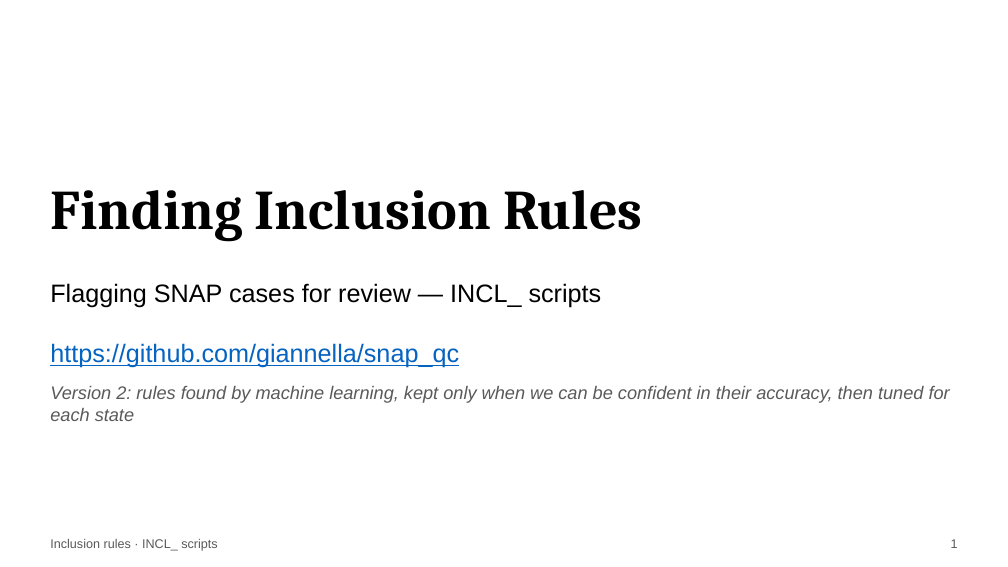
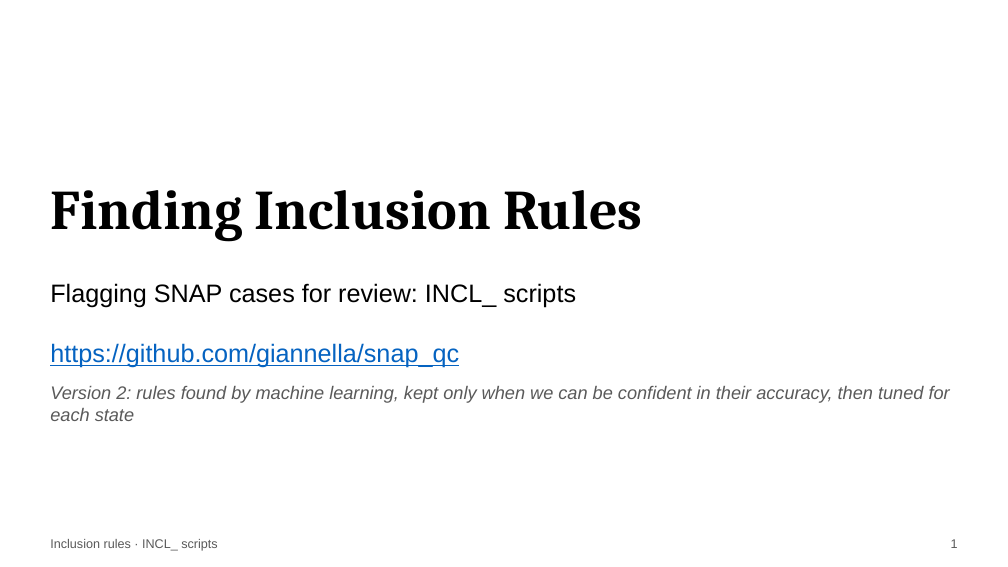
Before and after one commit to giannella/snap_qc, a slide deck: slide 1 of how_to_use_the_snap_qc_inclusion_rules_scripts.pptx. Drawn at 1008x567 pixels with LibreOffice and Linux fonts; fonts in the diff are those of the drawing. Boxes give left, top, right and bottom in pixels: in the first picture for what was removed or moved away, otherwise in the second. Text is boxed around its words. In the diff, an @@ line names an element or a change of style, - is before the commit and + after.

```diff
--- a/how_to_use_the_snap_qc_inclusion_rules_scripts.pptx
+++ b/how_to_use_the_snap_qc_inclusion_rules_scripts.pptx
@@ text at [50, 283, 576, 308]: text changed @@
-Flagging SNAP cases for review — INCL_ scripts
+Flagging SNAP cases for review: INCL_ scripts
```
Also in this commit, not shown: 1 other slide changed, 5 other files.
